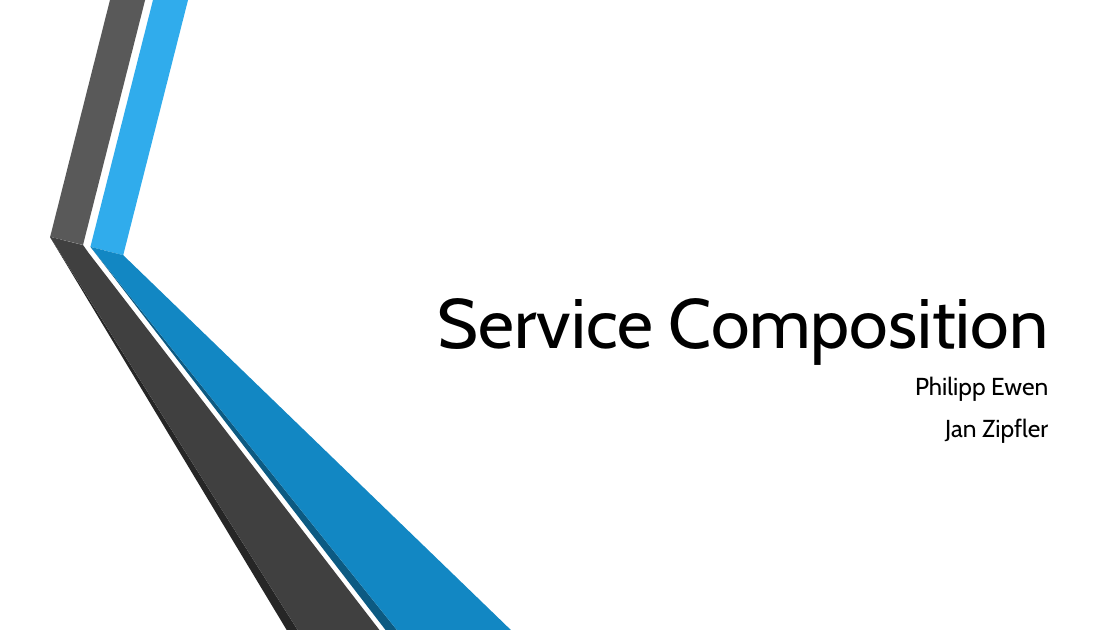
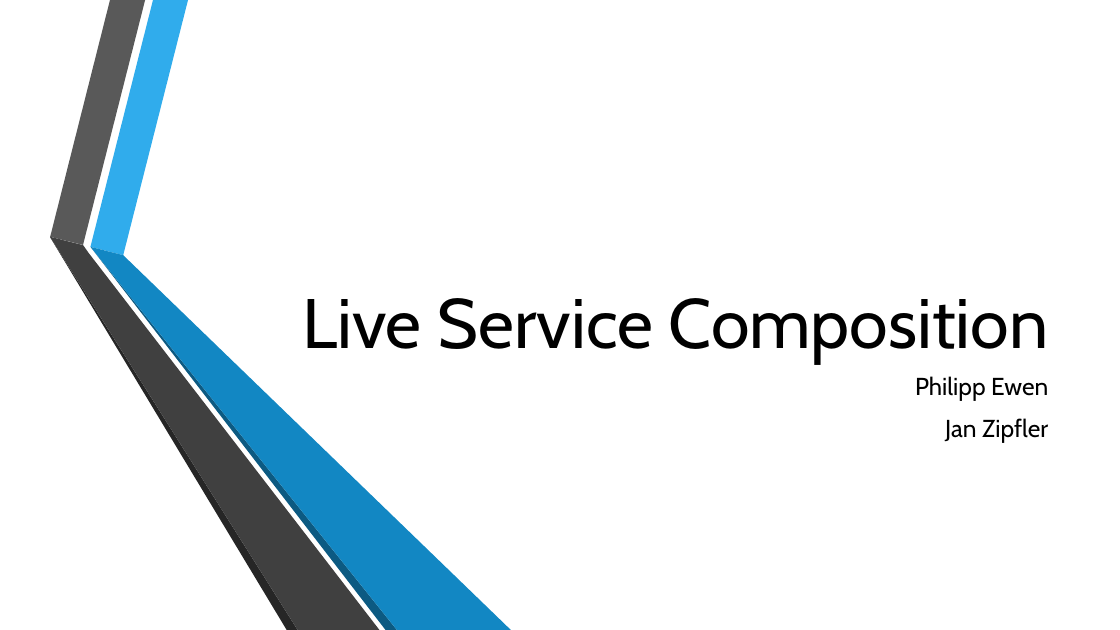
Before and after one commit to jzipfler/HTW-SwArchitektur, a slide deck: slide 1 of doc/slides.pptx. Drawn at 1120x630 pixels with LibreOffice and Linux fonts; fonts in the diff are those of the drawing; background and template pictures are left out. Boxes give left, top, right and bottom in pixels: in the first picture for what was removed or moved away, otherwise in the second. Text is boxed around its words. In the diff, an @@ line names an element or a change of style, - is before the commit and + after.

```diff
--- a/doc/slides.pptx
+++ b/doc/slides.pptx
@@ title at <box>302,298,1048,364</box>: text changed @@
-Service Composition
+Live Service Composition
```
Also in this commit, not shown: 4 other slides changed, 3 other files.
